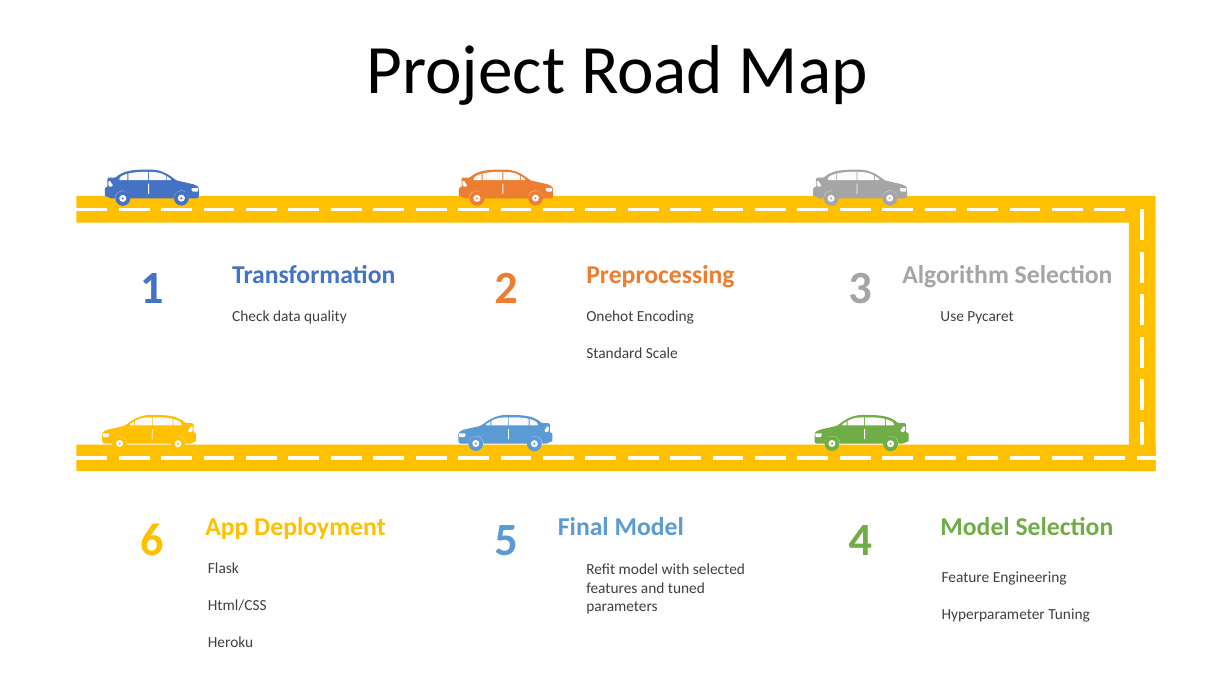
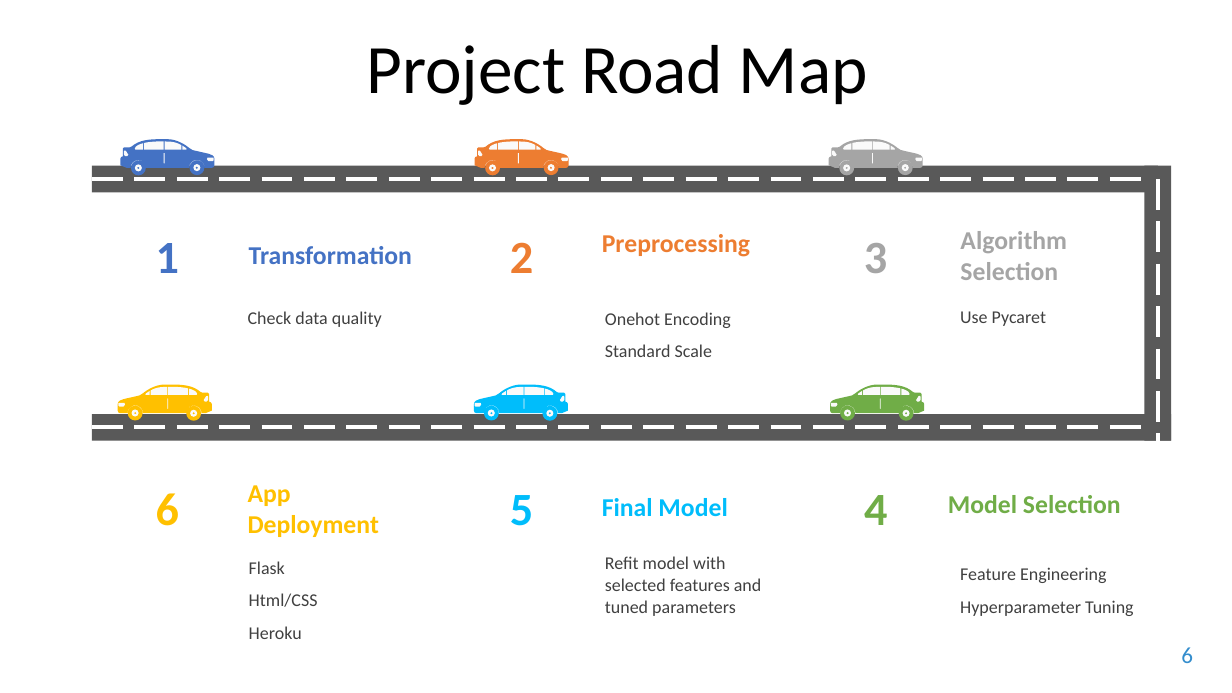
Before and after one commit to Dearsu520/automotive-modeling-project, a slide deck: slide 6 of ETL/Final Project.pptx (slide 3 before the commit). Drawn at 1232x693 pixels with LibreOffice and Linux fonts; fonts in the diff are those of the drawing. Boxes give left, top, right and bottom in pixels: in the first picture for what was removed or moved away, otherwise in the second. Text is boxed around its words. In the diff, an @@ line names an element or a change of style, - is before the commit and + after.

```diff
--- a/ETL/Final Project.pptx
+++ b/ETL/Final Project.pptx
@@ fill #FFC000 to #595959 in 3 elements at (92, 414, 1172, 441), (92, 165, 1158, 192), (1145, 166, 1171, 441) @@
@@ text "Transformation": place and size @@
-text "Transformation" at (232, 265, 395, 283)
+text "Transformation" at (249, 246, 412, 264)
@@ text "Algorithm Selection" rewrapped from (902, 265, 1113, 287) to (960, 231, 1067, 280) @@
@@ text "Onehot Encoding": place and size @@
-text "Onehot Encoding" at (586, 310, 694, 358)
+text "Onehot Encoding" at (605, 312, 731, 357)
@@ text "Check data quality": place and size @@
-text "Check data quality" at (232, 310, 347, 324)
+text "Check data quality" at (248, 311, 382, 327)
@@ text "Use Pycaret": place and size @@
-text "Use Pycaret" at (940, 311, 1013, 324)
+text "Use Pycaret" at (960, 311, 1046, 326)
@@ 12 freeform shapes, 7 texts, 3 lines, 3 rectangles: place and size @@
-12 freeform shapes, 7 texts, 3 lines, 3 rectangles at (77, 170, 1156, 556)
+12 freeform shapes, 7 texts, 3 lines, 3 rectangles at (92, 140, 1172, 526)
@@ freeform shape at (474, 384, 568, 421): fill #5B9BD5 to #00BDFB @@
@@ text "App Deployment" rewrapped from (205, 517, 385, 539) to (248, 485, 379, 537) @@
@@ text "5" at (510, 495, 533, 526): text colour #5B9BD5 to #00BDFB @@
@@ text "Final Model" at (602, 498, 727, 517): text colour #5B9BD5 to #00BDFB @@
@@ text "Final Model": place and size @@
-text "Final Model" at (558, 517, 684, 535)
+text "Final Model" at (602, 498, 727, 517)
@@ text "Model Selection": place and size @@
-text "Model Selection" at (940, 517, 1114, 535)
+text "Model Selection" at (948, 495, 1121, 513)
@@ size 12 to 14 pt; line spacing 1 to 1.5 in 3 elements at (605, 312, 731, 357), (960, 567, 1134, 616), (249, 561, 318, 639) @@
@@ text "Flask": place and size @@
-text "Flask" at (208, 562, 267, 647)
+text "Flask" at (249, 561, 318, 639)
@@ size 12 to 14 pt in 3 elements at (248, 311, 382, 327), (960, 311, 1046, 326), (605, 556, 761, 616) @@
@@ text "Refit model with selected features ...": place and size @@
-text "Refit model with selected features ..." at (586, 563, 745, 614)
+text "Refit model with selected features ..." at (605, 556, 761, 616)
@@ text "Feature Engineering": place and size @@
-text "Feature Engineering" at (942, 571, 1090, 622)
+text "Feature Engineering" at (960, 567, 1134, 616)
@@ page number added at (1181, 647, 1193, 663), 18 pt, text #338DCD @@
+6
```
Also in this commit, not shown: 28 other slides changed, 4 slides added, 3 slides removed.
